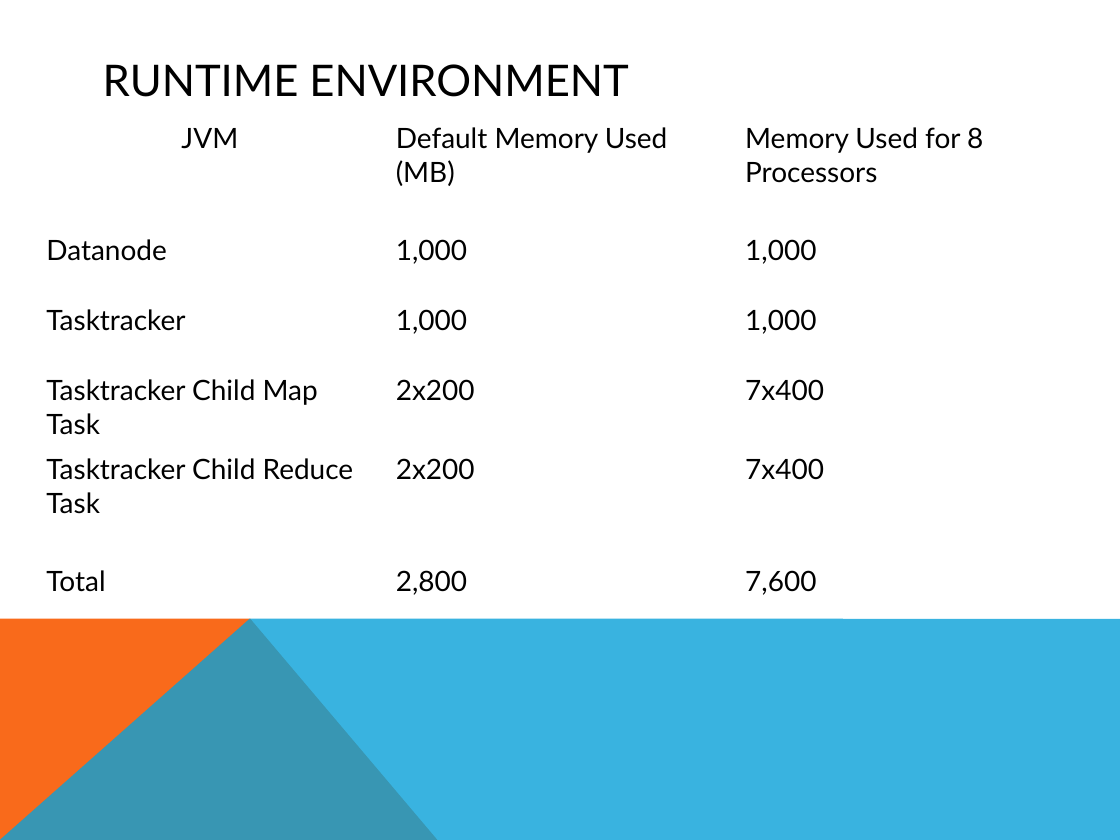
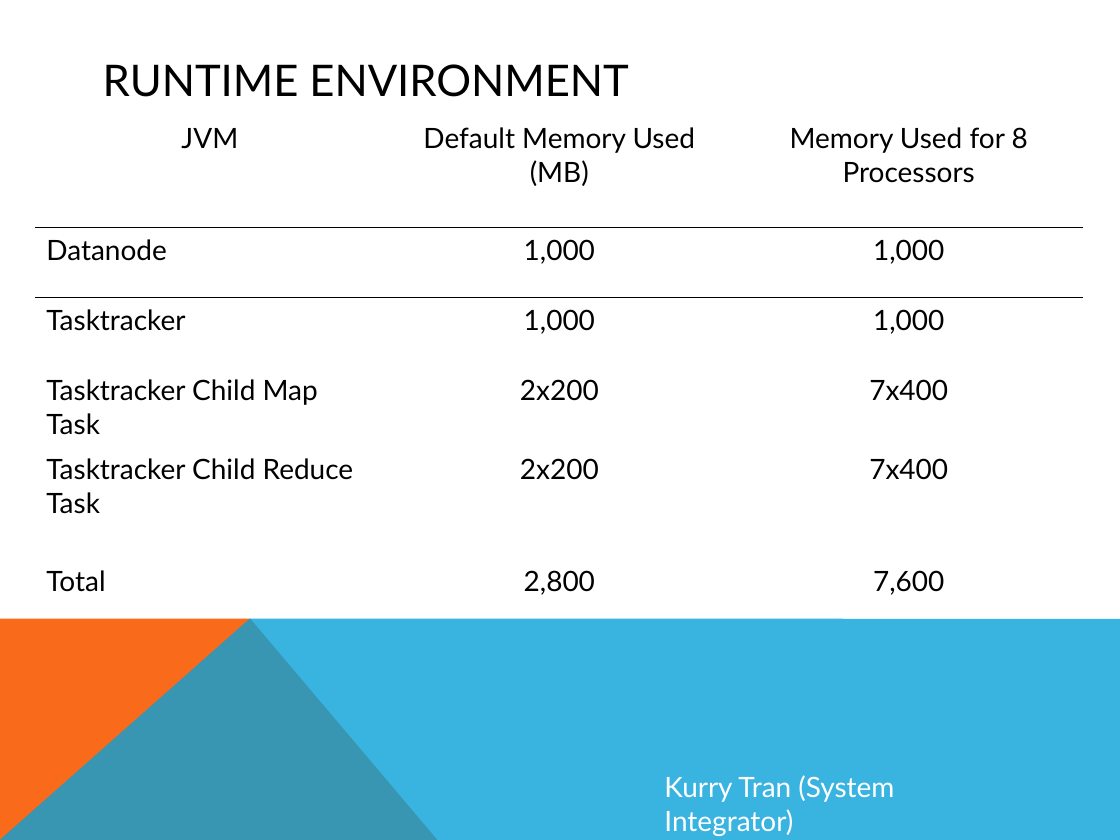
Before and after one commit to smessing/Hog, a slide deck: slide 20 of demo/demo.pptx. Drawn at 1120x840 pixels with LibreOffice and Linux fonts; fonts in the diff are those of the drawing. Boxes give left, top, right and bottom in pixels: in the first picture for what was removed or moved away, otherwise in the second. Text is boxed around its words. In the diff, an @@ line names an element or a change of style, - is before the commit and + after.

```diff
--- a/demo/demo.pptx
+++ b/demo/demo.pptx
@@ table at [35, 115, 1083, 599] @@
@@ alignment left to centre @@
@@ borders changed @@
@@ text added at [664, 775, 894, 836], 18 pt, text #FFFFFF @@
+Kurry Tran (System Integrator)
```
Also in this commit, not shown: 15 other slides changed.
